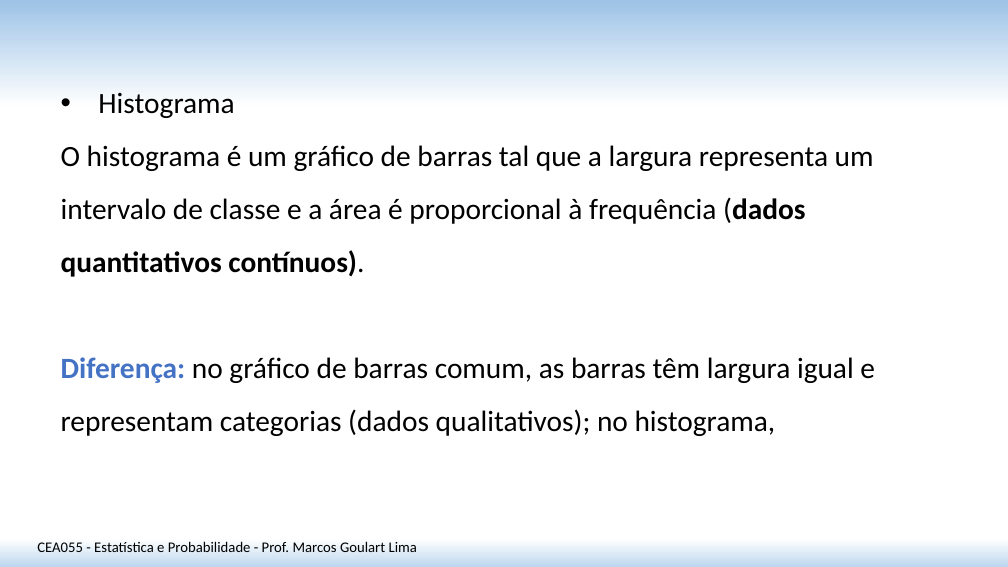
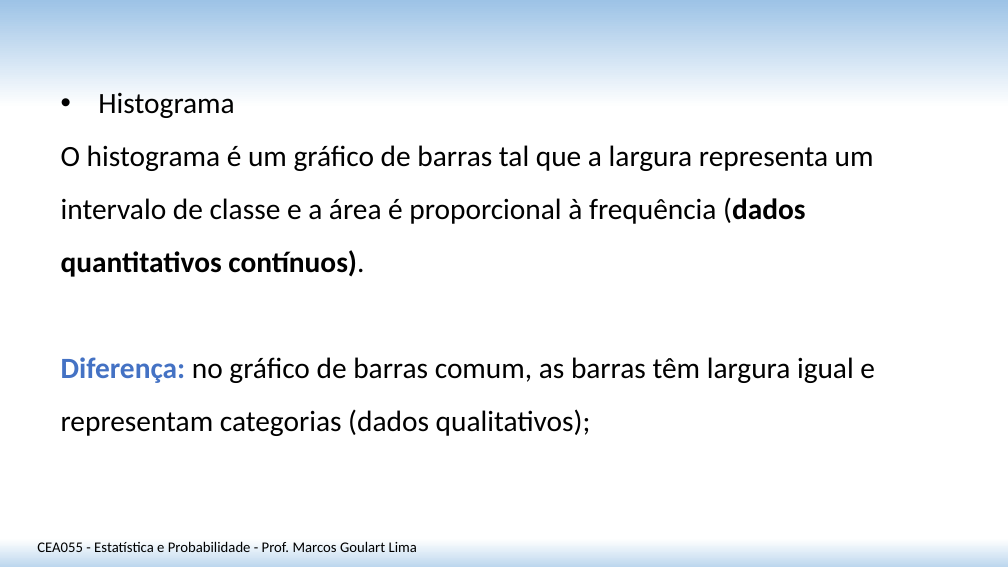
Before and after one commit to matmarcos/minhas-aulas, a slide deck: slide 16 of content/2026-2/cea055-estatistica-probabilidade/01-estatistica-descritiva-i/Aula_01_Estatistica_Descritiva_I.pptx. Drawn at 1008x567 pixels with LibreOffice and Linux fonts; fonts in the diff are those of the drawing. Boxes give left, top, right and bottom in pixels: in the first picture for what was removed or moved away, otherwise in the second. Text is boxed around its words. In the diff, an @@ line names an element or a change of style, - is before the commit and + after.

```diff
--- a/content/2026-2/cea055-estatistica-probabilidade/01-estatistica-descritiva-i/Aula_01_Estatistica_Descritiva_I.pptx
+++ b/content/2026-2/cea055-estatistica-probabilidade/01-estatistica-descritiva-i/Aula_01_Estatistica_Descritiva_I.pptx
@@ text at bbox=[61, 357, 875, 436]: text changed @@
-Diferença: no gráfico de barras comum, as barras têm largura igual e representam categorias (dados qualitativos); no histograma,
+Diferença: no gráfico de barras comum, as barras têm largura igual e representam categorias (dados qualitativos);
```
Also in this commit, not shown: 1 other slide changed, 3 other files.
